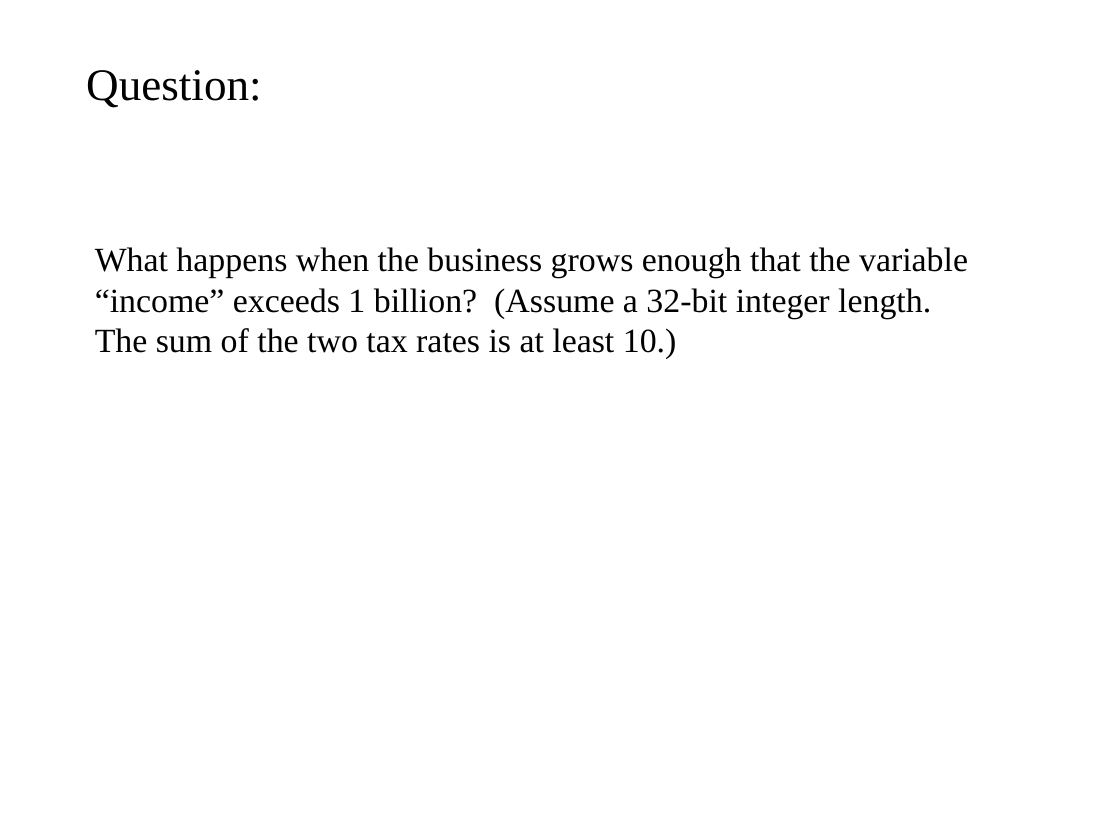
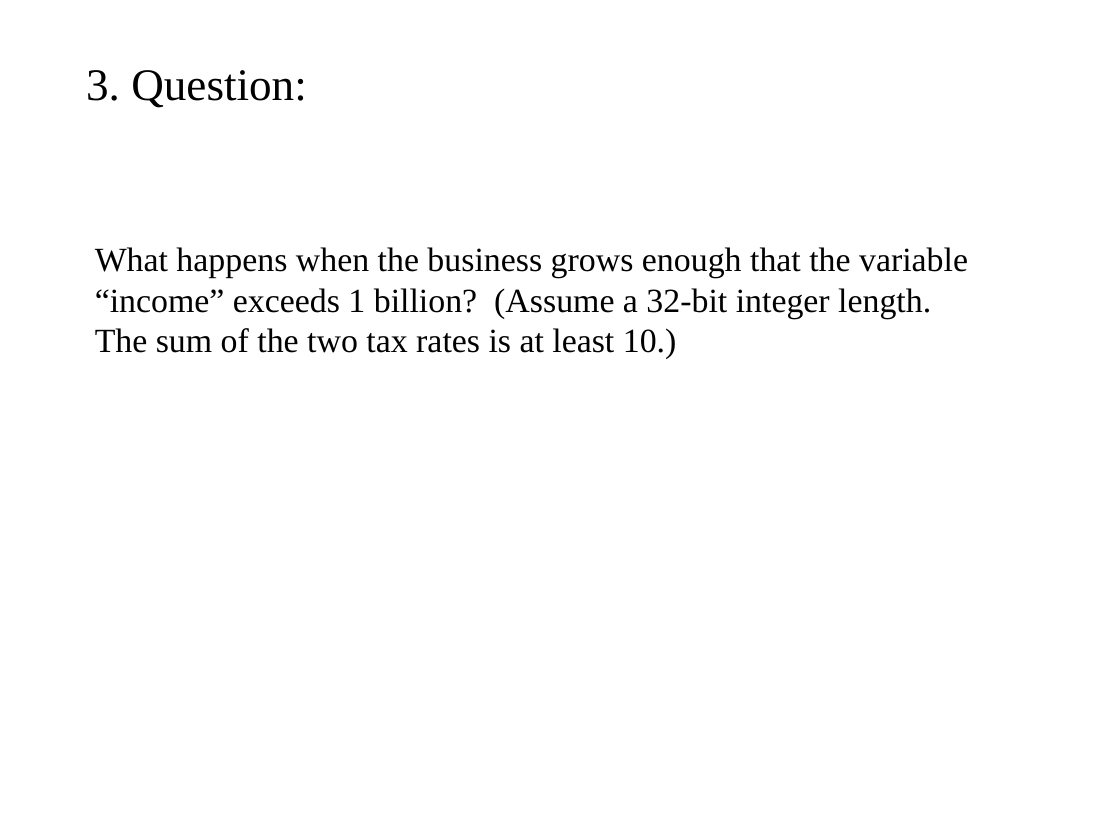
Before and after one commit to cschreiner/lli_undef_fix_admin, a slide deck: slide 3 of doc/poster/2015feb_grad_visit.draft.odp. Drawn at 1120x840 pixels with LibreOffice and Linux fonts; fonts in the diff are those of the drawing. Boxes give left, top, right and bottom in pixels: in the first picture for what was removed or moved away, otherwise in the second. Text is boxed around its words. In the diff, an @@ line names an element or a change of style, - is before the commit and + after.

Commit message:
minor wording improvements

```diff
--- a/doc/poster/2015feb_grad_visit.draft.odp
+++ b/doc/poster/2015feb_grad_visit.draft.odp
@@ text at (86,70,306,108): text changed @@
-Question:
+3. Question:
```
Also in this commit, not shown: 11 other slides changed.
